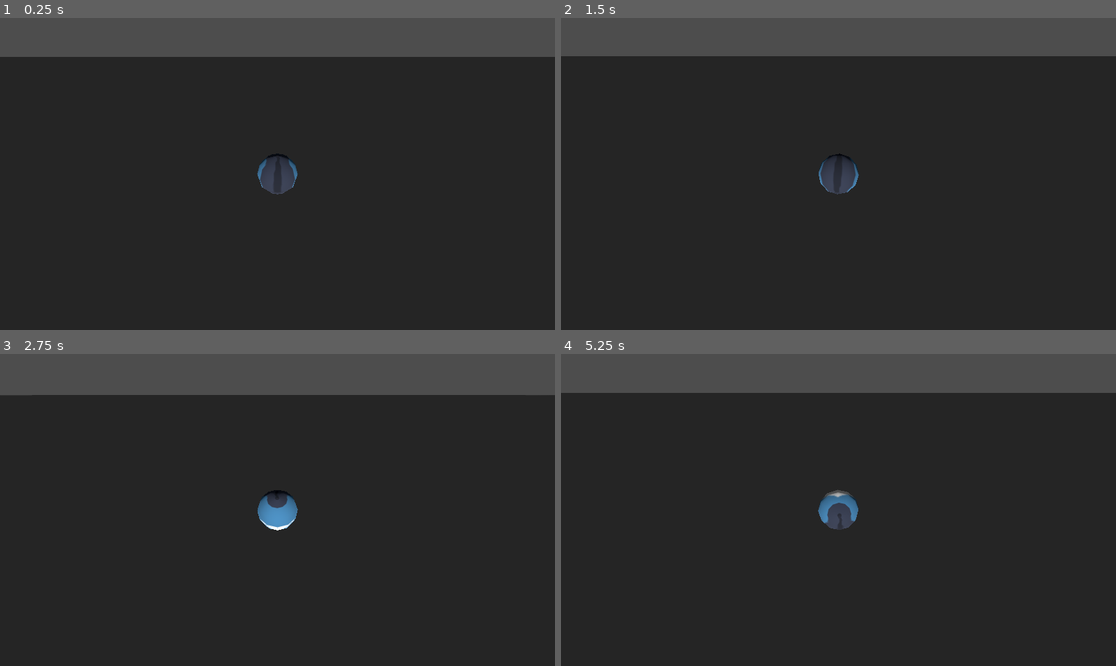
Above: before the commit, frames 1-4 (two rows, left to right).
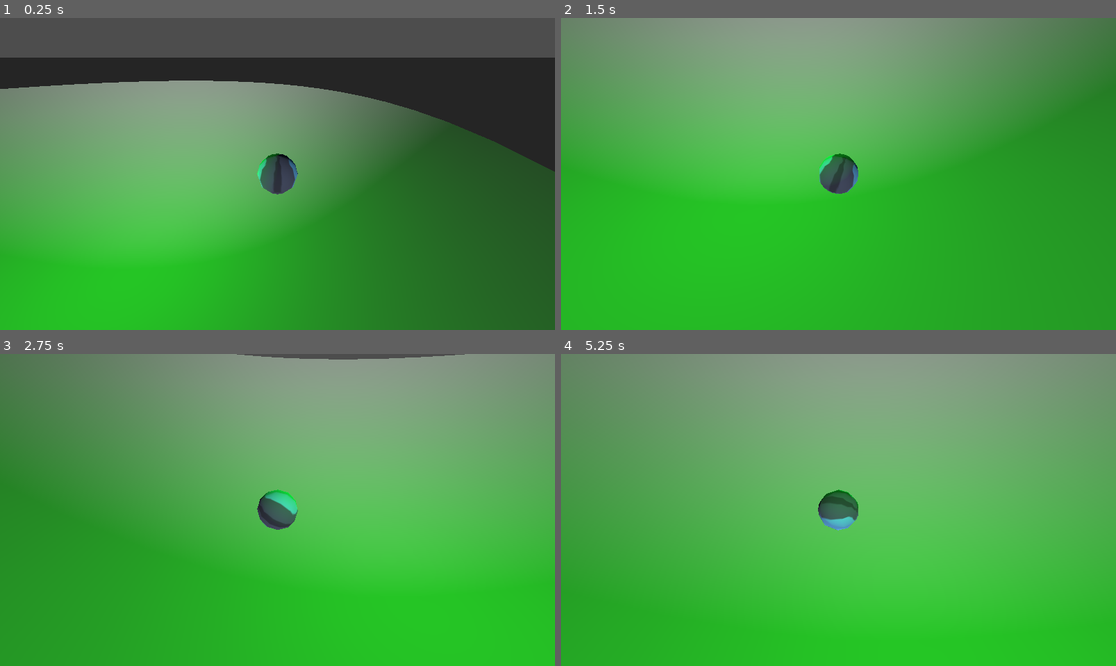
Above: after the commit, the same moments.

Repository: ZenithStar/ludum_dare_54
Game: Godot game, scene res://levels/test_level_3d.tscn
The game is run twice, just before and just after one commit, with the same random seed, the same clock (stepped at 60 frames per second) and the same inputs. The engine's default icon, where the game draws it, is replaced by a stand-in: a white triangle on a blue panel in a dark square.
Inputs (mouse positions are in pixels of both pictures, inside the frame that each line leads up to):
- Up to frame 1 (0.25 s): no input
- Up to frame 2 (1.5 s): move the mouse to (866, 174) at 0.52 s; hold W (move_forward) from 0.53 s (still down); move the mouse to (810, 174) at 1.27 s
- Up to frame 3 (2.75 s): keep holding W (move_forward); move the mouse to (288, 503) at 2.02 s
- Up to frame 4 (5.25 s): keep holding W (move_forward); move the mouse to (832, 516) at 2.77 s; move the mouse to (877, 513) at 3.52 s; move the mouse to (794, 506) at 4.27 s; move the mouse to (844, 510) at 5.02 s

The runs differ from the first frame. In frame 1, 73% of the frame differs, in the area x 0-100%, y 12-100%; in frame 2, 100%; in frame 3, 100%; in frame 4, 100%, in the area x 0-100%, y 0-100%.

Commit message:
Turned the world into a bowl

Diff:
--- a/levels/test_level_3d.tscn
+++ b/levels/test_level_3d.tscn
@@ -7,7 +7,6 @@
 [sub_resource type="Environment" id="Environment_ugifs"]
 
 [sub_resource type="SphereShape3D" id="SphereShape3D_mlbou"]
-radius = 0.1
 
 [sub_resource type="StandardMaterial3D" id="StandardMaterial3D_525wi"]
 albedo_texture = ExtResource("1_auorr")
@@ -18,29 +17,44 @@
 environment = SubResource("Environment_ugifs")
 
 [node name="DirectionalLight3D" type="DirectionalLight3D" parent="."]
-transform = Transform3D(1, 0, 0, 0, 1, 0, 0, 0, 1, 0, 10, 0)
 
-[node name="CSGBox3D" type="CSGBox3D" parent="."]
-transform = Transform3D(1, 0, 0, 0, 1, 0, 0, 0, 1, 0, -0.5, 0)
+[node name="OmniLight3D" type="OmniLight3D" parent="."]
+light_color = Color(0, 1, 0, 1)
+light_energy = 10.0
+omni_range = 10.0
+
+[node name="CSGCombiner3D" type="CSGCombiner3D" parent="."]
+use_collision = true
+
+[node name="CSGBox3D" type="CSGBox3D" parent="CSGCombiner3D"]
+transform = Transform3D(1, 0, 0, 0, 1, 0, 0, 0, 1, 0, -500, 0)
 use_collision = true
 collision_layer = 3
 collision_mask = 3
-size = Vector3(10000, 1, 10000)
+size = Vector3(1000, 1000, 1000)
+
+[node name="CSGSphere3D" type="CSGSphere3D" parent="CSGCombiner3D"]
+transform = Transform3D(1, 0, 0, 0, 1, 0, 0, 0, 1, 0, 5, 0)
+operation = 2
+radius = 10.0
+radial_segments = 48
+rings = 24
 
 [node name="RollingBall" type="RigidBody3D" parent="."]
-transform = Transform3D(1, 0, 0, 0, 1, 0, 0, 0, 1, 0, 0.1, 0)
+transform = Transform3D(1, 0, 0, 0, 1, 0, 0, 0, 1, 5, -1, 0)
 script = ExtResource("1_4gqk1")
+force_factor = 100.0
 
 [node name="CollisionShape3D" type="CollisionShape3D" parent="RollingBall"]
 shape = SubResource("SphereShape3D_mlbou")
 
 [node name="CSGSphere3D" type="CSGSphere3D" parent="RollingBall"]
-radius = 0.1
 material = SubResource("StandardMaterial3D_525wi")
 
 [node name="CameraJoint" type="SpringArm3D" parent="RollingBall"]
 transform = Transform3D(1, 0, 0, 0, 0.866025, 0.5, 0, -0.5, 0.866025, 0, 0, 0)
 collision_mask = 2
+spring_length = 5.0
 margin = 0.2
 script = ExtResource("2_al3sy")
 
